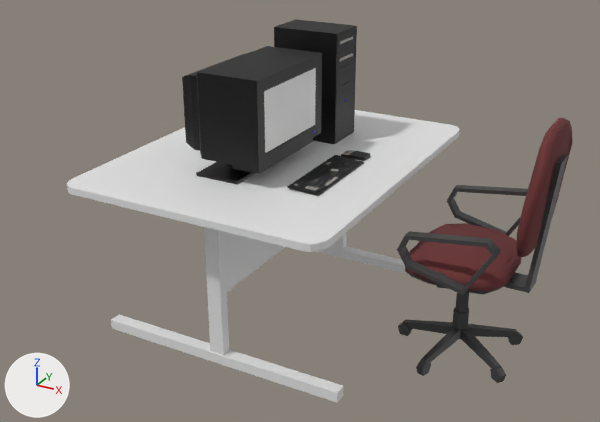
The Blender file Modelos e Artes 3D/Decorações 3D/móveis da escola/PC/Mesa-PC.blend, before and after one commit.
Both versions are drawn from a 50 mm camera at (2.27, -3.89, 1.63) aimed at (0.34, -0.39, -0.12). The axes (+X, +Y, +Z) are drawn at lower left. The lights are the same throughout.

The first picture shows 'Chair_17', 'Mesa.001', 'Monitor', 'Tela'.
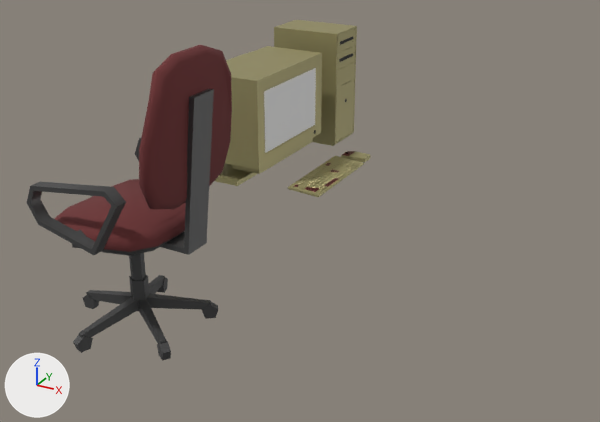
What differs and where, as boxes (x1, y1, x2, y2) in the pictures (600 x 422 px):
'Chair_17', moved: before (397, 117, 573, 383); after (27, 45, 232, 361)
'Mesa.001', deleted: before (67, 110, 460, 403)
'Monitor', recoloured: (182, 19, 370, 197) in both

Edits to the bpy script that builds the scene:
```text
Change mat_material_001:
    mat_material_001.base_color: (0.0, 0.0, 0.0) -> (0.388, 0.35, 0.163)  # black #000000 -> beige #a7a070
Remove ob_mesa_001:
    ob_mesa_001 = bpy.data.objects.new('Mesa.001', me_cube_012)
    ob_mesa_001.location = (0.0, 0.0, 0.0)
    ob_mesa_001.scale = (0.764, 0.976, 0.0194)
Change ob_chair_17:
    ob_chair_17.location: (1.223, 0.0, -0.451) -> (0.0, -1.203, 0.0)
```
